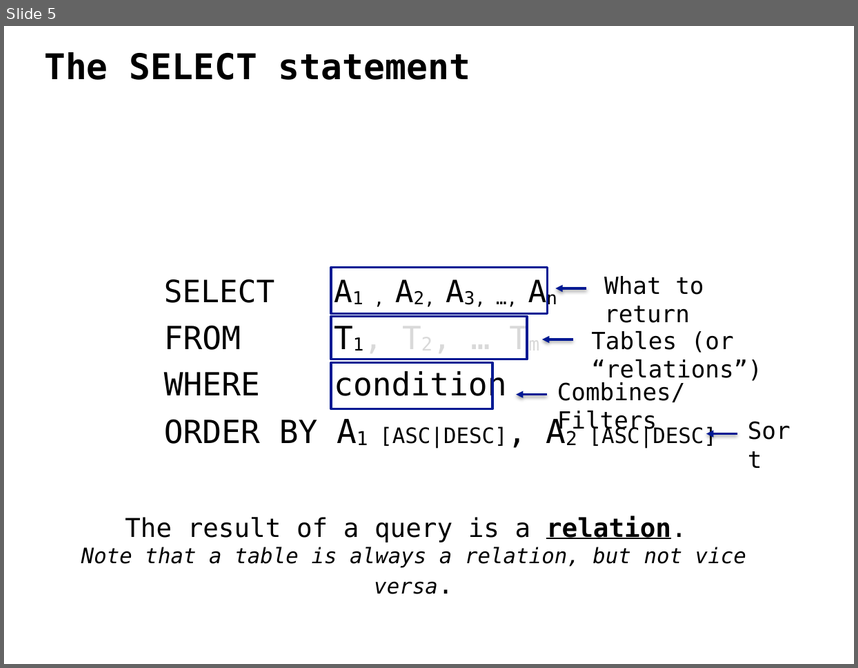
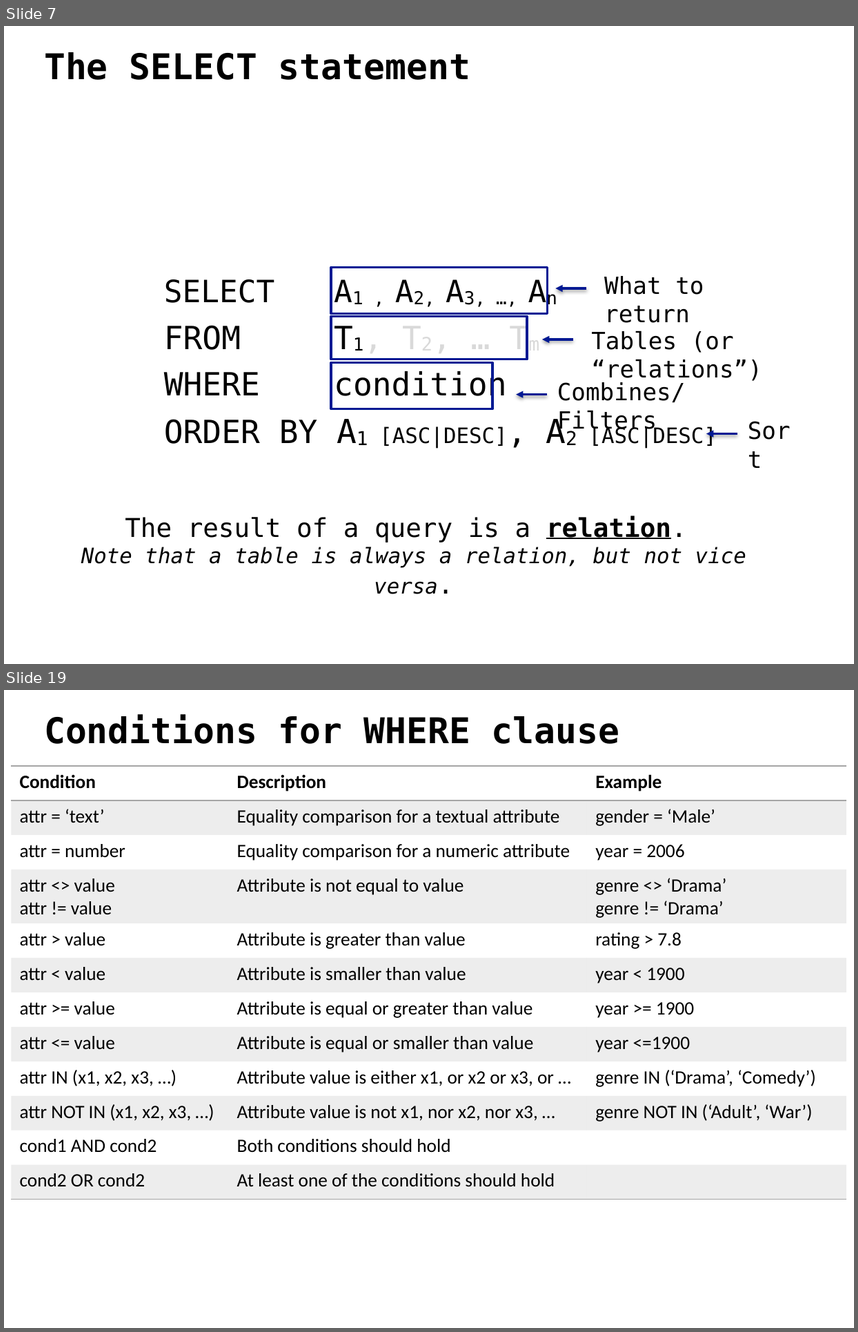
Before and after one commit to ipeirotis/dealing_with_data, a slide deck: 3-SQL/C-SQL.pptx. Shown one above the other, each under a label of ours: slide 5 before the commit, slides 7 and 19 after it; the slides between them are not shown. The pictures are 858x668 and 858x1332 pixels, drawn with LibreOffice and Linux fonts; fonts in the diff are those of the drawing. Boxes give left, top, right and bottom in pixels: in the first picture for what was removed or moved away, otherwise in the second. Text is boxed around its words. In the diff, an @@ line names an element or a change of style, - is before the commit and + after.

```diff
--- a/3-SQL/C-SQL.pptx
+++ b/3-SQL/C-SQL.pptx
@@ slide 19 added at box(4, 690, 854, 1328), background #FFFFFF @@
@@ text added at box(44, 715, 619, 744), 30 pt, text #000000, bold @@
+Conditions for WHERE clause
@@ table added at box(11, 766, 846, 1199), 12 rows, 3 columns @@
+Condition | Description | Example
+attr = ‘text’ | Equality comparison for a textual attribute | gender = ‘Male’
+attr = number | Equality comparison for a numeric attribute | year = 2006
+attr <> value attr != value | Attribute is not equal to value | genre <> ‘Drama’ genre != ‘Drama’
+attr > value | Attribute is greater than value | rating > 7.8
+attr < value | Attribute is smaller than value | year < 1900
+attr >= value | Attribute is equal or greater than value | year >= 1900
+attr <= value | Attribute is equal or smaller than value | year <=1900
+attr IN (x1, x2, x3, …) | Attribute value is either x1, or x2 or x3, or … | genre IN (‘Drama’, ‘Comedy’)
+attr NOT IN (x1, x2, x3, …) | Attribute value is not x1, nor x2, nor x3, … | genre NOT IN (‘Adult’, ‘War’)
+cond1 AND cond2 | Both conditions should hold | 
+cond2 OR cond2 | At least one of the conditions should hold | 
@@ what was slide 5 is now slide 7 @@
```
Also in this commit, not shown: 9 slides changed, 11 other slides added, 1 slide removed.
